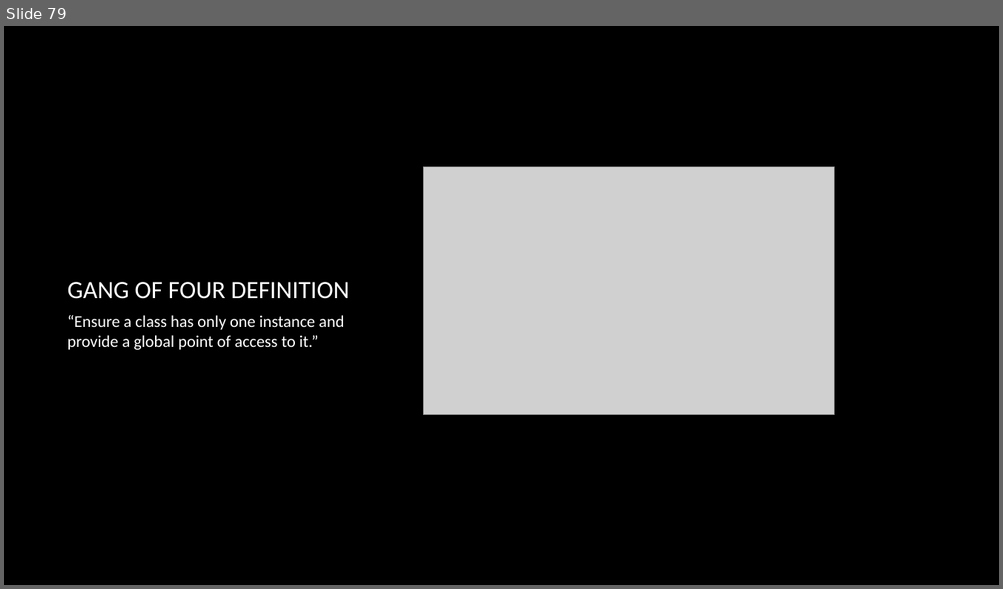
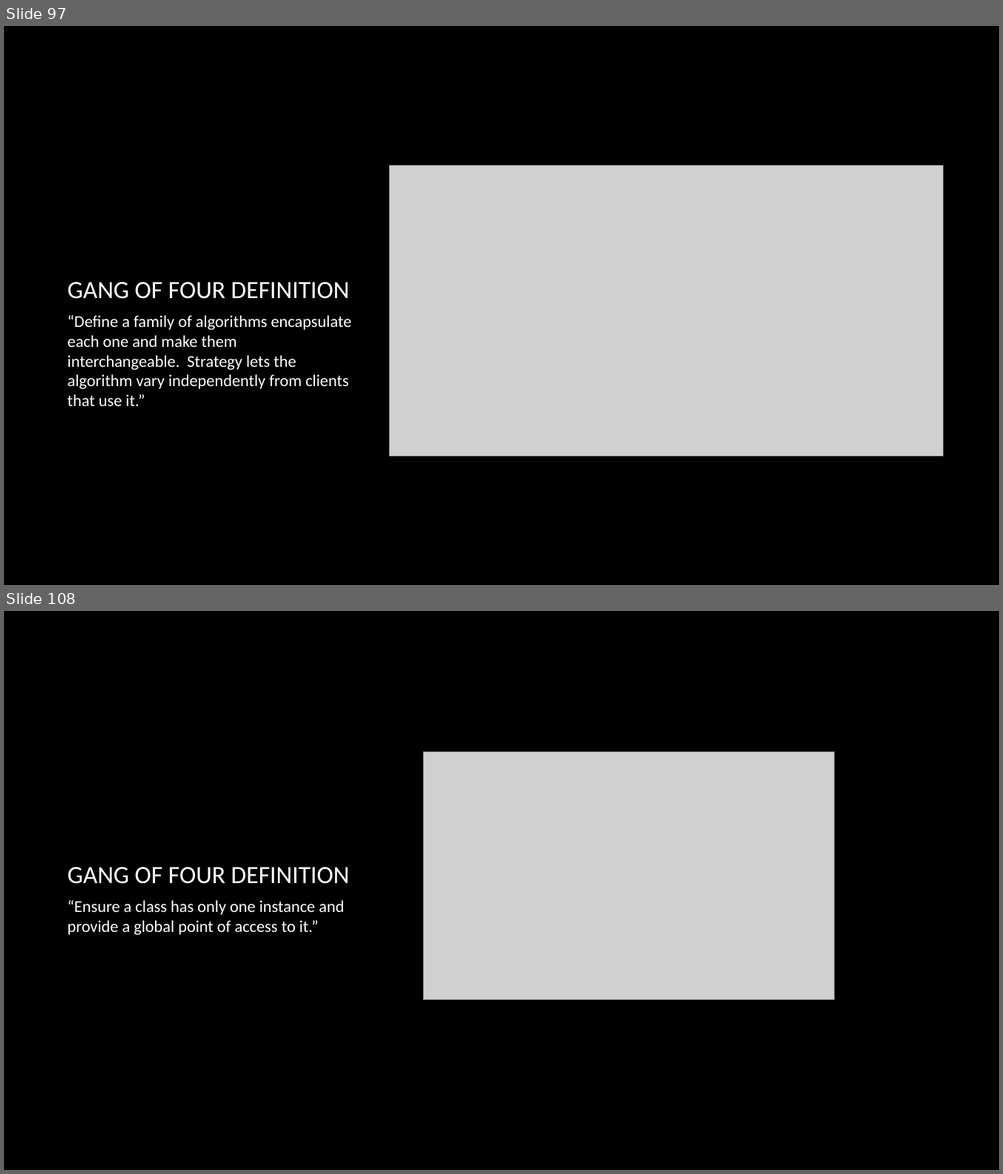
Before and after one commit to dundane/CSC360Demos, a slide deck: CSC360Demo/Design Patterns Slide Show.pptx. Shown one above the other, each under a label of ours: slide 79 before the commit, slides 97 and 108 after it; the slides between them are not shown. The pictures are 1003x589 and 1003x1174 pixels, drawn with LibreOffice and Linux fonts; fonts in the diff are those of the drawing; grey boxes stand for pictures; background and template pictures are left out. Boxes give left, top, right and bottom in pixels: in the first picture for what was removed or moved away, otherwise in the second. Text is boxed around its words. In the diff, an @@ line names an element or a change of style, - is before the commit and + after.

Commit message:
Added Strategy and Layering elements

```diff
--- a/CSC360Demo/Design Patterns Slide Show.pptx
+++ b/CSC360Demo/Design Patterns Slide Show.pptx
@@ slide 97 added at [4,26,999,585], background picture (left out) @@
@@ picture added at [389,166,942,457] @@
@@ title added at [68,282,350,299], 24 pt, text #FFFFFF @@
+GANG OF FOUR DEFINITION
@@ text added at [68,315,352,406], 16 pt, text #FFFFFF @@
+“Define a family of algorithms encapsulate each one and make them interchangeable. Strategy lets the algorithm vary independently from clients that use it.”
@@ what was slide 79 is now slide 108 @@
```
Also in this commit, not shown: 28 other slides added, 1 other file.
